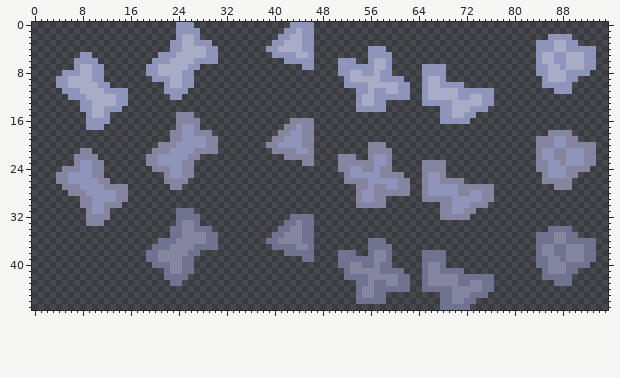
File history of a sprite sheet, Assets/Sprites/Tiles/bb.png. Above, as it was before the edit.
The file is 96x48 pixels. The old version is drawn lined up with the new one.
The result:
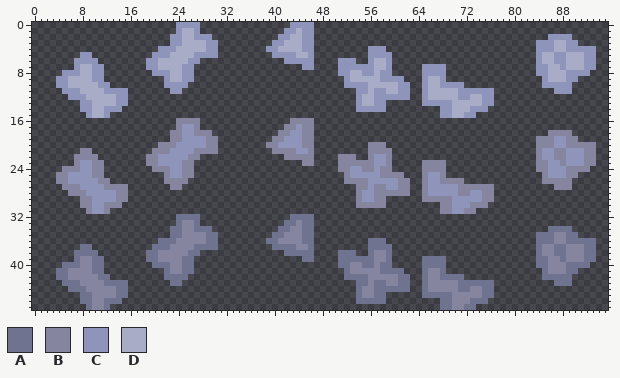
Palette (. is transparent): A #70738f  B #86859f  C #8f94bb  D #a8acc7
Changes in this commit:
drawings rearranged on the sheet (the old picture shows each at its new place; 1 dropped ones are not shown)
There is now colour A in row 37 at x 8 to 9; in row 38 at x 7 to 10; in row 39 at x 7 and 10 to 11; in row 40 at x 5 to 7 and 10 to 11; in row 41 at x 4 to 5 and 10 to 11; in row 42 at x 4 to 5 and 11 to 12.
There is now colour A in row 43 at x 5 to 7 and 12 to 15; in row 44 at x 6 to 8 and 14 to 15; in row 45 at x 8 to 9, 14 to 15, 65 to 67 and 76; in row 46 at x 8 to 9, 12 to 14 and 74 to 75; in row 47 at x 9, 12 and 73.
The edit turns colour B into colour A in row 40 at x 66 to 67; in row 42 at x 68 to 70; in row 43 at x 73 to 74; in row 44 at x 71 to 72.
There is now colour B in rows 39 to 40 at x 8 to 9; in row 41 at x 6 to 9; in row 42 at x 6 to 10; in row 43 at x 8 to 11; in row 44 at x 9 to 13; in row 45 at x 10 to 13.
There is now colour B in rows 46 to 47 at x 10 to 11.
The edit turns colour A into colour B in row 44 at x 66 to 69; in row 45 at x 73 to 74; in row 46 at x 72; in row 47 at x 70 to 71.
There is now colour C in row 0 at x 27; in row 2 at x 23 and 28 to 29; in row 3 at x 30; in row 4 at x 21 to 22; in row 5 at x 20; in row 6 at x 19.
The edit turns colour D into colour C in row 5 at x 27 to 28; in row 6 at x 26; in row 7 at x 25; in row 8 at x 21 to 22; in row 10 at x 23 to 24.
The edit turns colour C into colour D in row 1 at x 25 to 26; in row 3 at x 27 to 28; in row 4 at x 24; in row 5 at x 23; in row 6 at x 21 to 22.
The edit erases colour A in row 31 at x 24 to 26; in row 38 at x 65 to 68; in row 41 at x 69 to 71; in row 42 at x 72 to 76.
The edit erases colour B in row 15 at x 24 to 26; in row 32 at x 9 to 12 and 68 to 72; in row 33 at x 9 to 11.
The edit erases colour C in row 6 at x 28 to 30; in row 7 at x 27; in row 8 at x 19; in row 9 at x 20 to 21; in row 10 at x 26; in row 11 at x 22 and 25.
The edit erases colour C in row 12 at x 23 to 24; in row 16 at x 9 to 12 and 68 to 72; in row 17 at x 9 to 11.
Where, in picture pixels (left, top, right, bottom), the same in both pictures:
changed: (146, 22, 218, 118)
erased: (86, 118, 110, 130)
erased: (440, 118, 470, 124)
erased: (176, 208, 194, 214)
changed: (56, 214, 128, 310)
erased: (440, 214, 470, 220)
changed: (422, 250, 494, 310)
